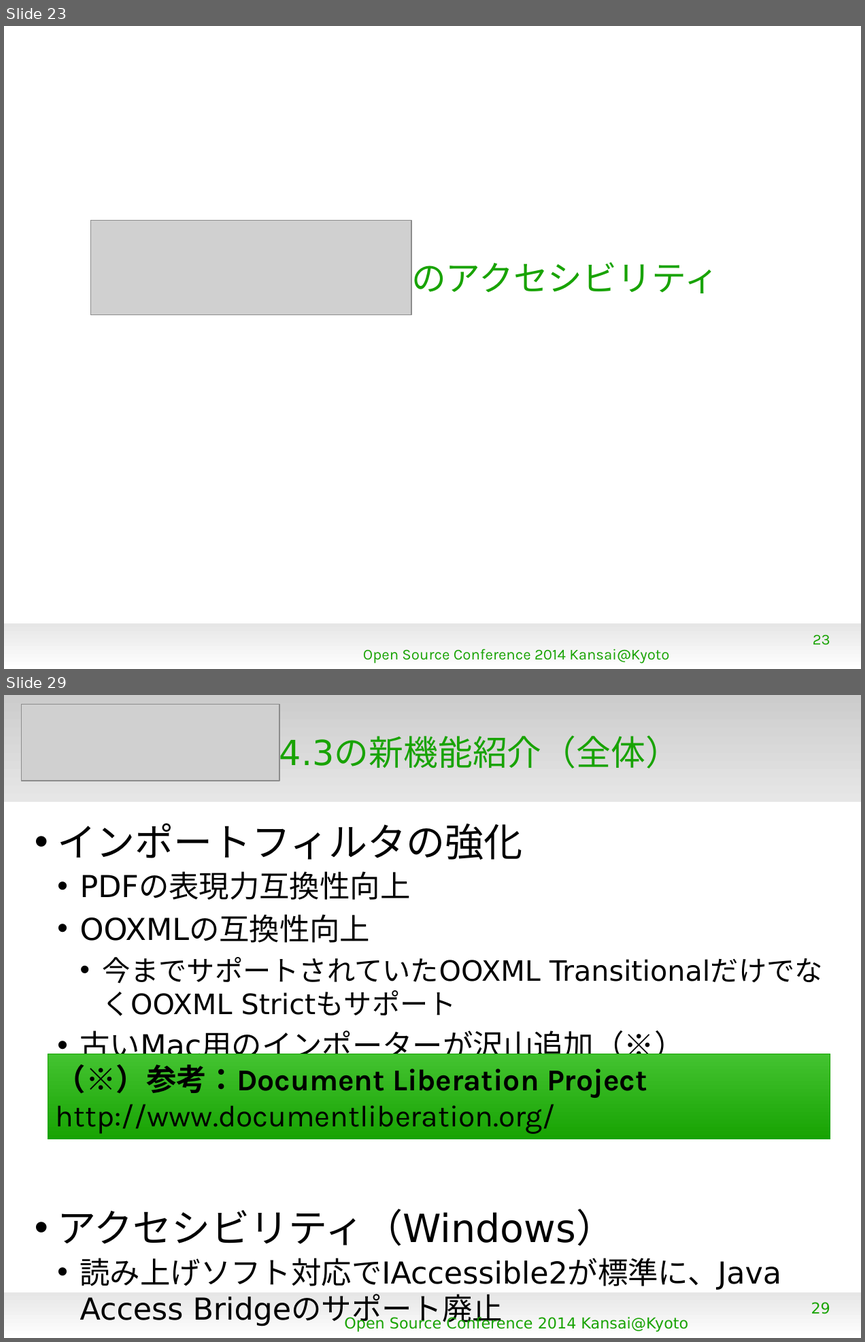
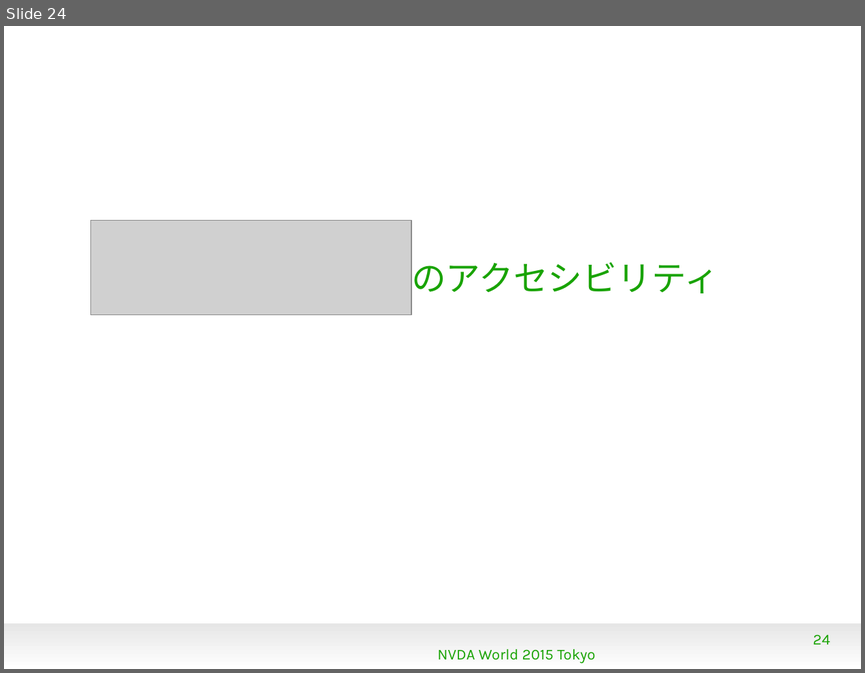
Before and after one commit to naruoga/KantoLibreOffice, a slide deck: others/NVDAworld2015.odp. Shown one above the other, each under a label of ours: slides 23 and 29 before the commit, slide 24 after it; the slides between them are not shown. The pictures are 865x1342 and 865x673 pixels, drawn with LibreOffice and Linux fonts; fonts in the diff are those of the drawing; grey boxes stand for pictures; background and template pictures are left out. Boxes give left, top, right and bottom in pixels: in the first picture for what was removed or moved away, otherwise in the second. Text is boxed around its words. In the diff, an @@ line names an element or a change of style, - is before the commit and + after.

```diff
--- a/others/NVDAworld2015.odp
+++ b/others/NVDAworld2015.odp
@@ slide 29 removed at (4, 695, 861, 1338), background #FFFFFF; not listed: 1 template element that a slide beside it also shows @@
@@ rectangle removed at (4, 695, 861, 802) @@
@@ picture removed at (22, 705, 280, 781) @@
@@ title removed at (279, 736, 680, 773) @@
-4.3の新機能紹介（全体）
@@ text removed at (57, 823, 782, 1326) @@
-• インポートフィルタの強化
-  • PDFの表現力互換性向上
-  • OOXMLの互換性向上
-    • 今までサポートされていたOOXML TransitionalだけでなくOOXML Strictもサポート
-  • 古いMac用のインポーターが沢山追加（※）
-• アクセシビリティ（Windows）
-  • 読み上げソフト対応でIAccessible2が標準に、Java Access Bridgeのサポート廃止
@@ rectangle removed at (48, 1054, 830, 1139) @@
-（※）参考：Document Liberation Project
-http://www.documentliberation.org/
@@ page number removed at (811, 1302, 830, 1314) @@
-29
@@ text removed at (344, 1316, 688, 1331) @@
-Open Source Conference 2014 Kansai@Kyoto
@@ what was slide 23 is now slide 24 @@
@@ slide 24 changed as well @@
@@ page number at (813, 635, 830, 644): text changed @@
-23
+24
@@ text at (437, 649, 595, 663): text changed @@
-Open Source Conference 2014 Kansai@Kyoto
+NVDA World 2015 Tokyo
```
Also in this commit, not shown: 20 other slides changed, 3 slides added, 18 other slides removed.
